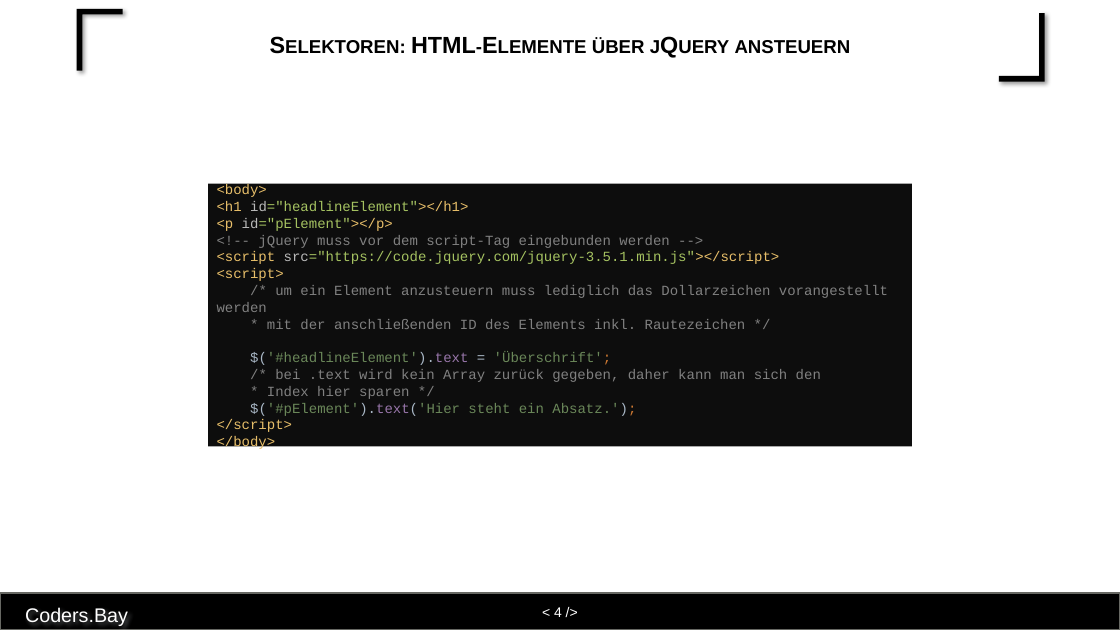
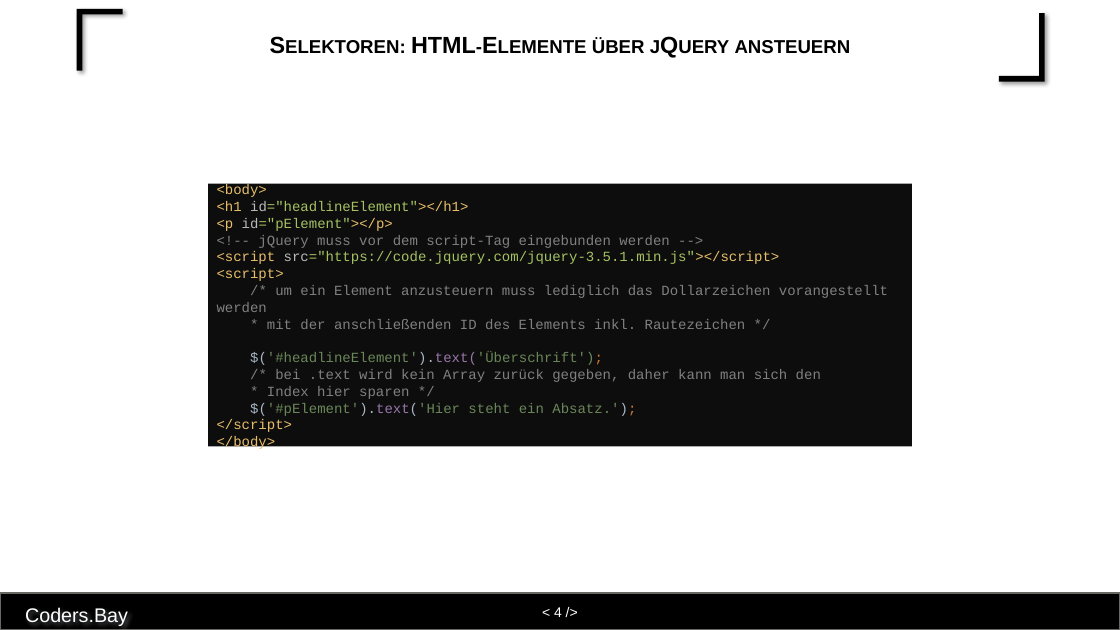
Before and after one commit to affenzellerkarin/abendkurs-2021, a slide deck: slide 4 of 2021-11-09/js-4.1.pptx. Drawn at 1120x630 pixels with LibreOffice and Linux fonts; fonts in the diff are those of the drawing. Boxes give left, top, right and bottom in pixels: in the first picture for what was removed or moved away, otherwise in the second. Text is boxed around its words. In the diff, an @@ line names an element or a change of style, - is before the commit and + after.

```diff
--- a/2021-11-09/js-4.1.pptx
+++ b/2021-11-09/js-4.1.pptx
@@ text in rectangle at bbox=[217, 184, 888, 451]: text changed @@
-<body>
-<h1 id="headlineElement"></h1>
-<p id="pElement"></p>
-<!-- jQuery muss vor dem script-Tag eingebunden werden -->
-<script src="https://code.jquery.com/jquery-3.5.1.min.js"></script>
-<script>
-/* um ein Element anzusteuern muss lediglich das Dollarzeichen vorangestellt werden
-* mit der anschließenden ID des Elements inkl. Rautezeichen */
-$('#headlineElement').text = 'Überschrift';
-/* bei .text wird kein Array zurück gegeben, daher kann man sich den
-* Index hier sparen */
-$('#pElement').text('Hier steht ein Absatz.');
-</script>
-</body>
+<body>
+<h1 id="headlineElement"></h1>
+<p id="pElement"></p>
+<!-- jQuery muss vor dem script-Tag eingebunden werden -->
+<script src="https://code.jquery.com/jquery-3.5.1.min.js"></script>
+<script>
+/* um ein Element anzusteuern muss lediglich das Dollarzeichen vorangestellt werden
+* mit der anschließenden ID des Elements inkl. Rautezeichen */
+$('#headlineElement').text('Überschrift');
+/* bei .text wird kein Array zurück gegeben, daher kann man sich den
+* Index hier sparen */
+$('#pElement').text('Hier steht ein Absatz.');
+</script>
+</body>
```
Also in this commit, not shown: 1 other slide changed, 1 other file.
